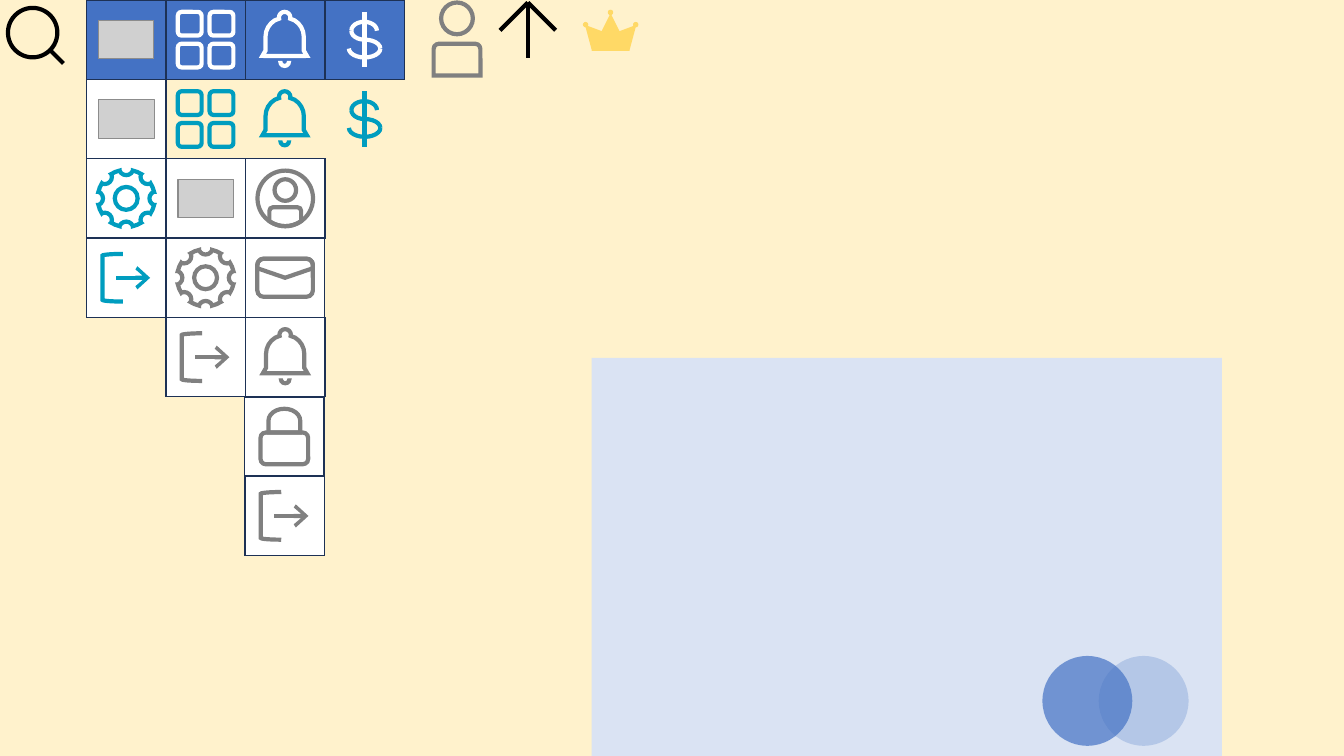
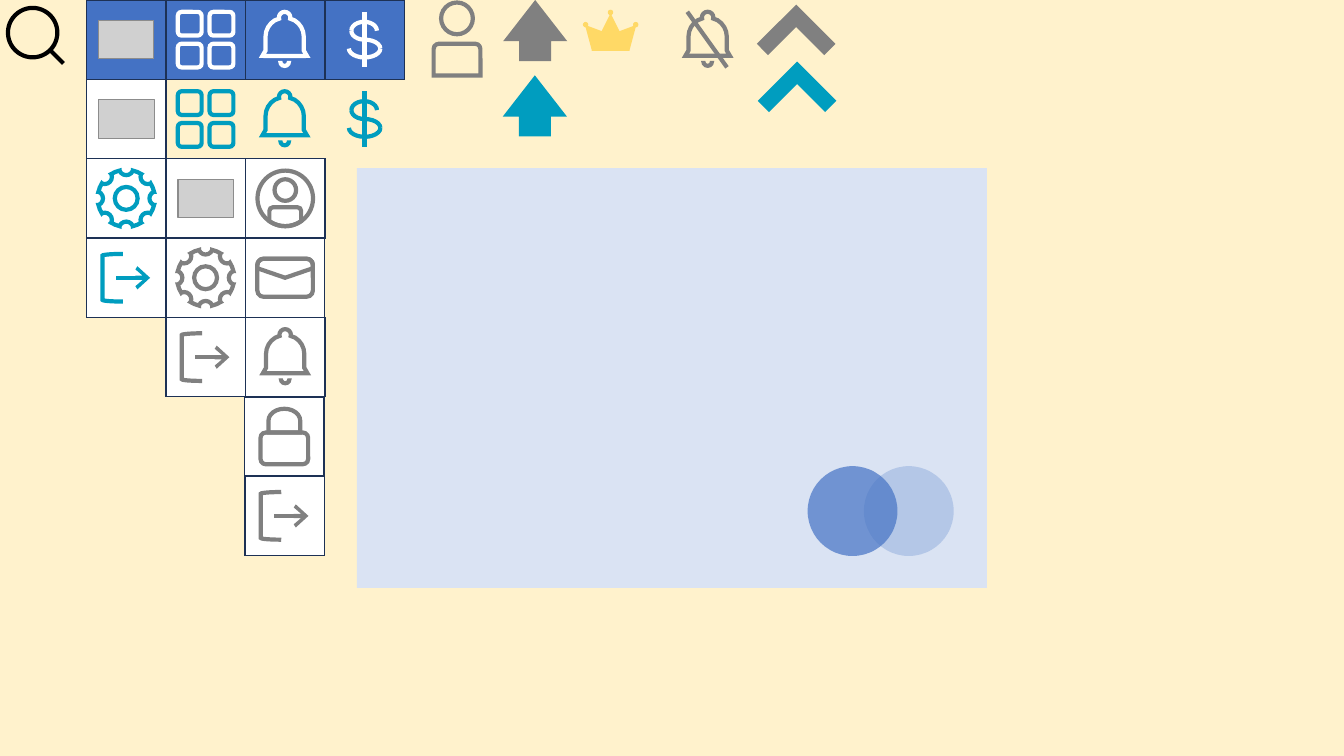
Before and after one commit to tkuProject/Project, a slide deck: slide 1 of src/assets/images/圖的原檔.pptx. Drawn at 1344x756 pixels with LibreOffice and Linux fonts; fonts in the diff are those of the drawing; grey boxes stand for pictures. Boxes give left, top, right and bottom in pixels: in the first picture for what was removed or moved away, otherwise in the second. Text is boxed around its words. In the diff, an @@ line names an element or a change of style, - is before the commit and + after.

```diff
--- a/src/assets/images/圖的原檔.pptx
+++ b/src/assets/images/圖的原檔.pptx
@@ line removed from (500, 30) to (528, 3) @@
@@ freeform shape added at (507, 3, 563, 58), fill #808080, outline #808080 3 pt @@
@@ line removed from (556, 30) to (528, 3) @@
@@ line removed from (528, 3) to (528, 58) @@
@@ freeform shape added at (686, 12, 730, 56), outline #808080 3 pt @@
@@ line added from (688, 12) to (727, 68), #808080 3 pt @@
@@ freeform shape added at (757, 5, 835, 83), fill #808080 @@
@@ arch (boxed as its full ring) added at (702, 55, 713, 67), fill #808080, outline #808080 1 pt @@
@@ freeform shape added at (507, 79, 563, 134), fill #009DBF, outline #009DBF 3 pt @@
@@ freeform shape added at (758, 62, 836, 141), fill #009DBF @@
@@ 2 ellipses, 1 rectangle: place and size @@
-2 ellipses, 1 rectangle at (592, 358, 1222, 756)
+2 ellipses, 1 rectangle at (357, 168, 987, 589)
```
Also in this commit, not shown: 11 other files.
